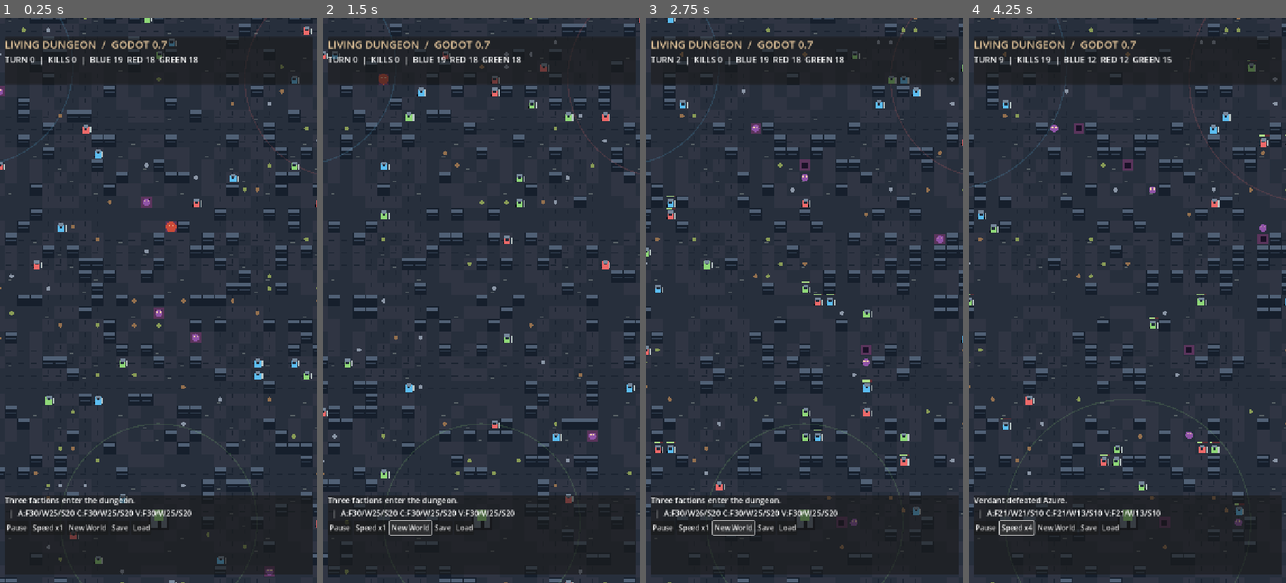
Above: before the commit, frames 1-4 (left to right).
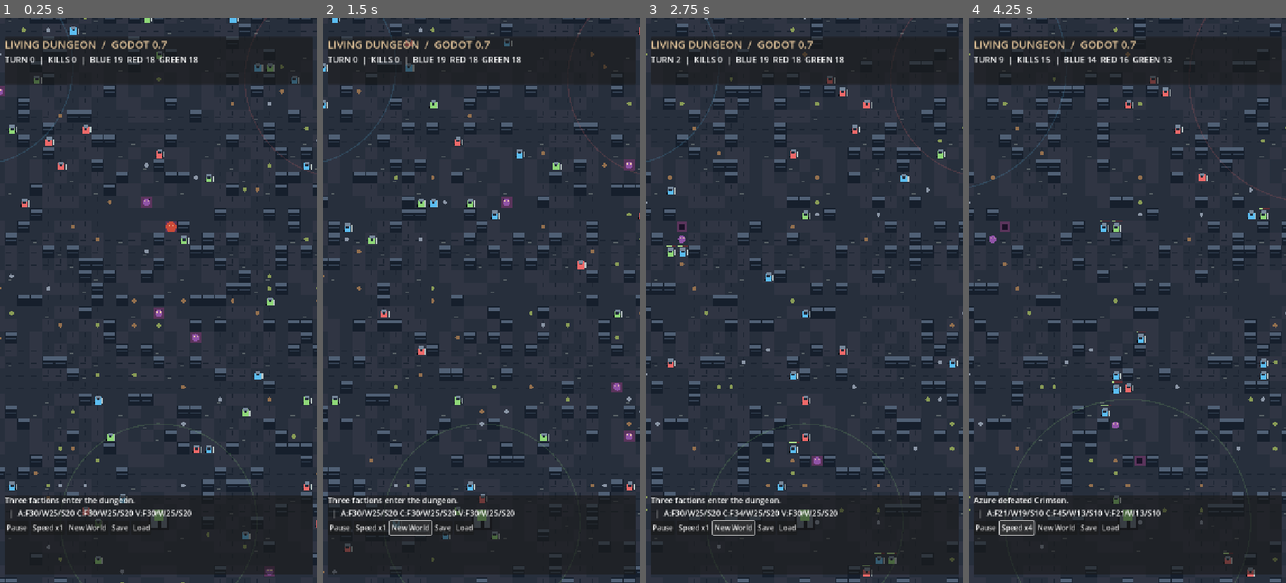
Above: after the commit, the same moments.

Repository: Garchita098/Akudama-Builder
Game: Godot game, scene res://Main.tscn
The game is run twice, just before and just after one commit, with the same random seed, the same clock (stepped at 60 frames per second) and the same inputs.
Inputs:
- Up to frame 1 (0.25 s): no input
- Up to frame 2 (1.5 s): click "Load" at 0.5 s; click "New World" at 1.25 s
- Up to frame 3 (2.75 s): click "New World" at 2 s
- Up to frame 4 (4.25 s): click "Speed x1" at 2.75 s; click "Speed x2" at 3.5 s

The runs differ from the first frame. In frame 1, 1.2% of the frame differs, in the area x 0-100%, y 0-100%; in frame 2, 12%; in frame 3, 11%; in frame 4, 11%.

Commit message:
Add necromancer summoning and undead servants to Living Dungeon

Diff:
--- a/projects/dungeon_godot/world.gd
+++ b/projects/dungeon_godot/world.gd
@@ -352,6 +352,21 @@
                 mage.xp += 2
                 mage.memory = "Cast a hex on " + str(victim.name)
                 events = str(mage.name) + " casts a shadow hex!"
+    if turn % 35 == 0:
+        for necro in fighters:
+            if str(necro.profession) != "Necromancer" or int(necro.hp) <= 0:
+                continue
+            var spawn: Vector2i = necro.p + [Vector2i.UP,Vector2i.DOWN,Vector2i.LEFT,Vector2i.RIGHT][rng.randi_range(0,3)]
+            if accessible(spawn):
+                fighters.append(make_person(spawn,int(necro.team),next_unit_id,0))
+                fighters[-1].name = "Raised " + str(next_unit_id)
+                fighters[-1].profession = "Undead"
+                fighters[-1].trait = "Loyal"
+                fighters[-1].memory = "Raised by " + str(necro.name)
+                necro.memory = "Raised an undead servant"
+                necro.xp += 3
+                next_unit_id += 1
+                events = str(necro.name) + " raises an undead servant!"
     if turn % 90 == 0:
         calamity = rng.randi_range(1,3)
         catastrophe_until = turn + 22
@@ -372,7 +387,7 @@
         "goal":GOALS[rng.randi_range(0,GOALS.size()-1)],
         "xp":0,"level":1,"morale":rng.randi_range(50,90),
         "memory":"Born in " + TEAM_NAMES[team],"rival":"","friend":"",
-        "profession":"Worker" if role == 1 else ("Mage" if rng.randf() < 0.14 else PROFESSIONS[rng.randi_range(0,2)]),
+        "profession":"Worker" if role == 1 else (("Necromancer" if rng.randf() < 0.035 else "Mage") if rng.randf() < 0.16 else PROFESSIONS[rng.randi_range(0,2)]),
         "equipment":EQUIPMENT[rng.randi_range(0,EQUIPMENT.size()-1)],
         "relations":{}, "wanderlust":rng.randi_range(0,100)
     }
